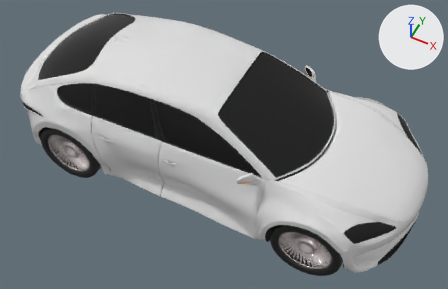
An edit to the glTF model examples/external_examples/aiSimArcher/aisim_archer.gltf, drawn before and after from the same camera.
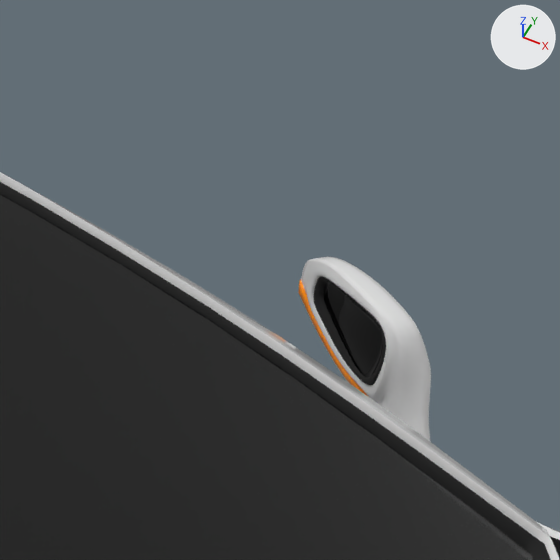
Old and new are each drawn whole from a 50 mm camera at (2.21, -4.26, 5.69) aimed at (0.16, -0.17, 0.58) and again close up on the part from 62% to 73% of the width and 15% to 32% of the height. Arrows for +X, +Y and +Z are at upper right; the lights stay in place. The last two pictures show the newer version. Where no turn or scale is listed for an object, it has been applied to the vertices.

Names of what the first close-up shows: 'Body', 'Interior_Cabin', 'Mirror_Side_Joint_Left_0', 'Mirror_Side_View_Left_0', 'Windows' and 1 more.
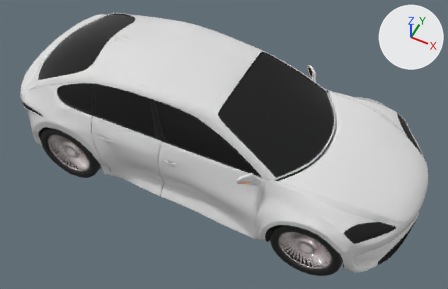
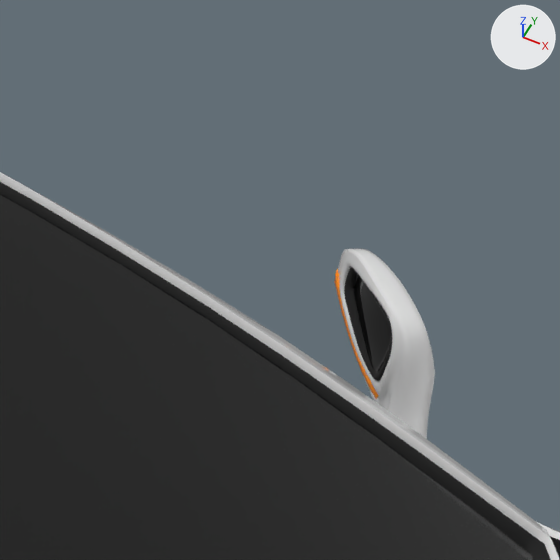
ob_grp_mirror_side_mounting_left_0 is not drawn itself; it is the parent of ob_grp_mirror_side_joint_left_0.
ob_grp_mirror_side_joint_left_0 is not drawn itself; it is the parent of ob_grp_light_indicator_left_1, ob_grp_mirror_side_view_left_0, ob_mirror_side_joint_left_0.

Pixel boxes [x1, y1, x2, y2] of what changed, in the close-ups (560 x 560 px):
```json
{"object": "Mirror_Side_Joint_Left_0", "change": "turned", "before": [300, 257, 431, 442], "after": [338, 249, 435, 439]}
{"object": "Mirror_Side_View_Left_0", "change": "turned", "before": [324, 281, 383, 377], "after": [354, 274, 391, 373]}
{"object": "Light_Indicator_Lens_Front_Left_1", "change": "turned", "before": [298, 280, 370, 398], "after": [334, 269, 378, 399]}
```

Edits to the scene script, one JSON object a line:
```json
{"op": "set", "path": "ob_grp_mirror_side_mounting_left_0.rotation_euler", "old": "(0.0, -3.142, 0.0)", "new": "(0.0, 3.142, 0.0)", "note": "degrees (0, -180, 0) -> degrees (0, 180, 0)"}
{"op": "set", "path": "ob_grp_mirror_side_joint_left_0.rotation_euler", "old": "(0.0, 0.0, 0.215)", "new": "(0.0, 0.0, 0.0)", "note": "degrees (0, 0, 12) -> degrees (0, 0, 0)"}
```
